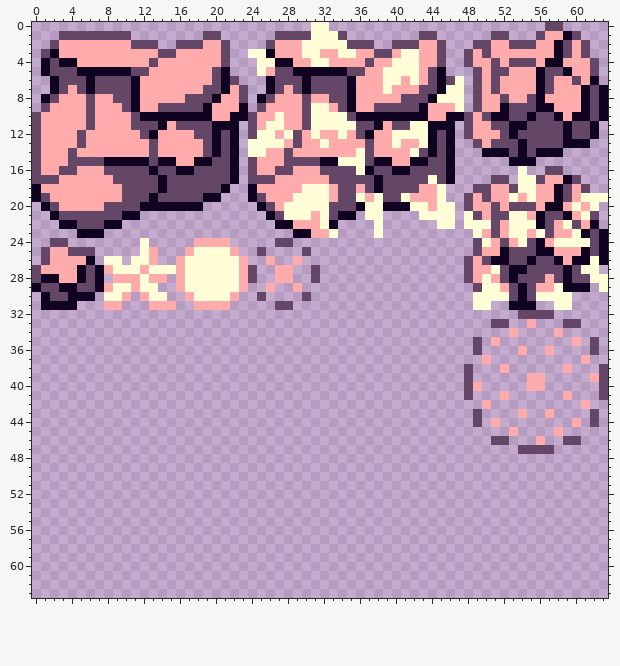
Pixel-art sprite: Assets/Sprites/spritesheet.png. The first picture shows the starting point.
The file is 64x64 pixels.
New version:
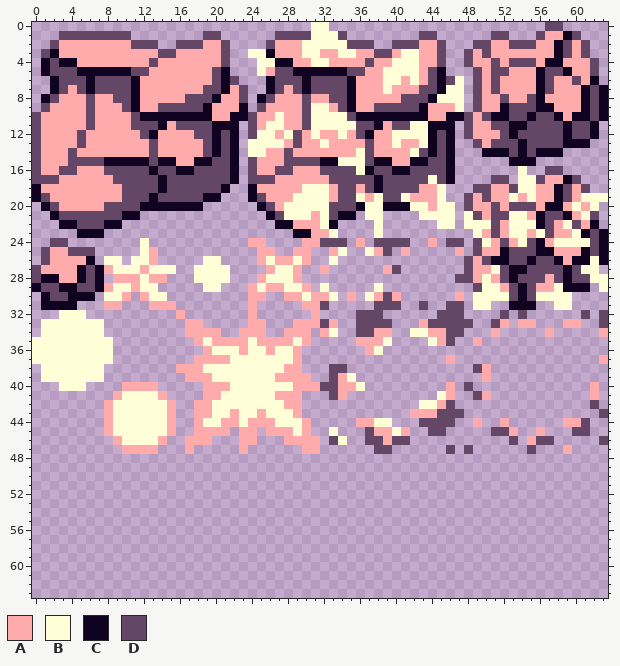
Palette (. is transparent): A #ffabab  B #fffed6  C #100221  D #644666
The commit says: drew and imported explosions
Edits made:
@@ x 0..63 @@
 23 .....CCC.....................CCAAB....B..........BADABBABDAABCDC
-24 ..DD........B.....AAAA.....DD....................DBADABDCABBBBDC
-25 .DAADDD.....BA...ABBBBA..D....D..................DAACDDDCCAAACDC
-26 .DAAAAC.BB.BBA..ABBBBBBA..A..A..................DADCCDDCDDCACCBC
-27 DAAAACDCABBBABBBABBBBBBAD..AA..D................DAABDCCDDDDCDBB.
-28 DCCAACDC.AAABAA.ABBBBBBAD..AA..D................DABADCDDDADCDDBB
-29 CDDCCDDCABBABB..ABBBBBBA..A..A...................DBBADCDAABCCC.B
-30 .CDDCCC.BBA.ABB..ABBBBA..D....D..................BBBBDCDBBBB....
-31 .CCCC...AA...AAA..AAAA.....DD....................BB..CCC..BB....
-32 ......................................................DDDD......
-33 ...................................................DD..A...DD...
-34 .....................................................A....A.....
-35 .................................................D.A........A.D.
-36 .................................................D....A..A....D.
-37 ..................................................A..........A..
-38 ................................................D...A......A...D
-39 ................................................D......AA.....AD
-40 ................................................DA.....AA......D
-41 ................................................D...A......A...D
-42 ..................................................A..........A..
-43 .................................................D....A..A....D.
-44 .................................................D.A........A.D.
-45 .....................................................A....A.....
-46 ...................................................DD...A..DD...
-47 ......................................................DDDD......
+24 ..DD........B...........AA....AADDD.A.DDDD..A.DD.DBADABDCABBBBDC
+25 .DAADDD.....BA...........AA..AA..AB..BAD.A.....A.DAACDDDCCAAACDC
+26 .DAAAAC.BB.BBA.....BB....ABAABA..B..............DADCCDDCDDCACCBC
+27 DAAAACDCABBBABBB..BBBB....ABBA..A......AD.......DAABDCCDDDDCDBB.
+28 DCCAACDC.AAABAA...BBBB...ABBBA.................DDABADCDDDADCDDBB
+29 CDDCCDDCABBABB.....BB...ABAABBA.B.....B..........DBBADCDAABCCC.B
+30 .CDDCCC.BBA.ABB.........AA..AABAAB.A.BADA......A.BBBBDCDBBBB....
+31 .CCCC...AA...AAA........A.....AAD.....DDD..D..DD.BB..CCC..BB....
+32 ...BBB..........A.......A......A....DDD......DDD....D.D......D.D
+33 .BBBBBBB.........AA.....AA...AAADA..DDDD...ADDDDD..DA.AA...AA..D
+34 .BBBBBBB.........AAAA..AAA..AAA.AB..DDAA..BBAADD...A.....A.....A
+35 BBBBBBBBB.........ABAAAABAAAABA.....AAAB....BAD..A..............
+36 BBBBBBBBB..........ABBBABBABBA.......AB.........................
+37 BBBBBBBBB.........AAAABBBBBBBA................A................A
+38 .BBBBBBB........AAABBBBBBBBBAA...DD..............DA.............
+39 .BBBBBBB.........AAABBBBBBBAAAA..DAB..............A.............
+40 ...BBB....AAAA.....AAABBBBBBBAAADDAAB.........A.D.............A.
+41 .........ABBBBA....AABBBBBBAAA...DA..........BA..DA...........A.
+42 ........ABBBBBBA..AABBBBBBBBAA.............BBAD...............D.
+43 ........ABBBBBBA..AABBABBABBBA............AAADDD...............D
+44 ........ABBBBBBA..ABBAABAAABBBA.....AABB...DDDD..A..A......AAD..
+45 ........ABBBBBBA..AAAA.AA.AAABA..B...DAABA..DD.....DDA..A...DD..
+46 .........ABBBBA..AAA...AA...AAAA.DB..DDADD...........D.ADD.....D
+47 ..........AAAA...A.....A......AA......DD......D.D......D...A....
 48 ................................................................
Boxes around the changes in both pictures, in picture pixels (x1, y1, x2, y2):
changed: (32, 238, 608, 454)
